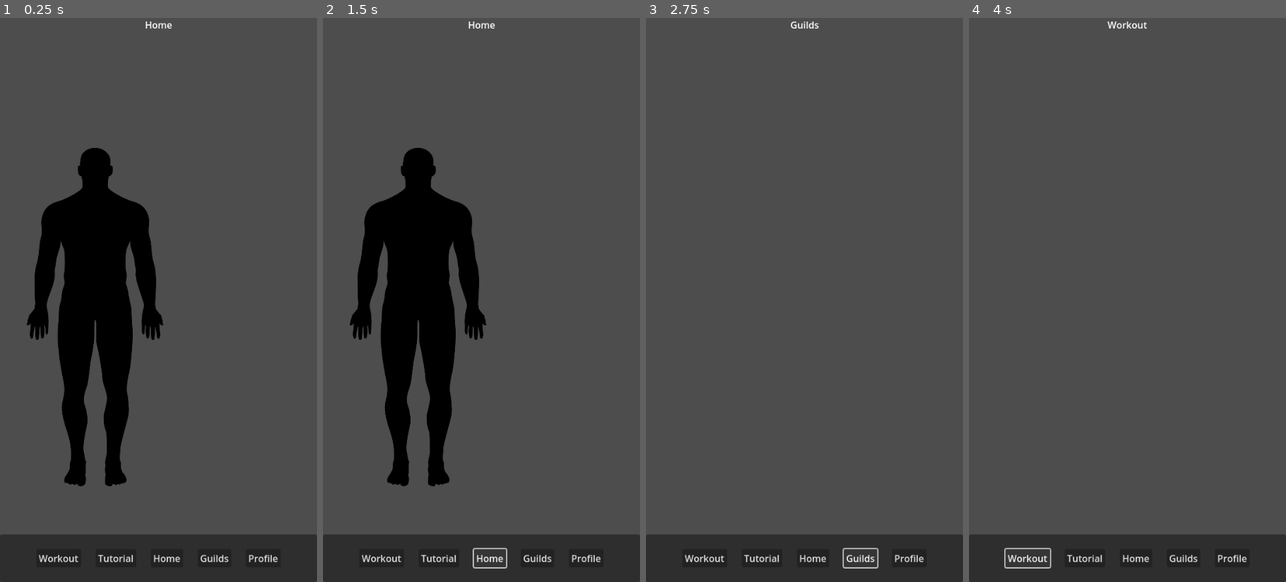
Above: before the commit, frames 1-4 (left to right).
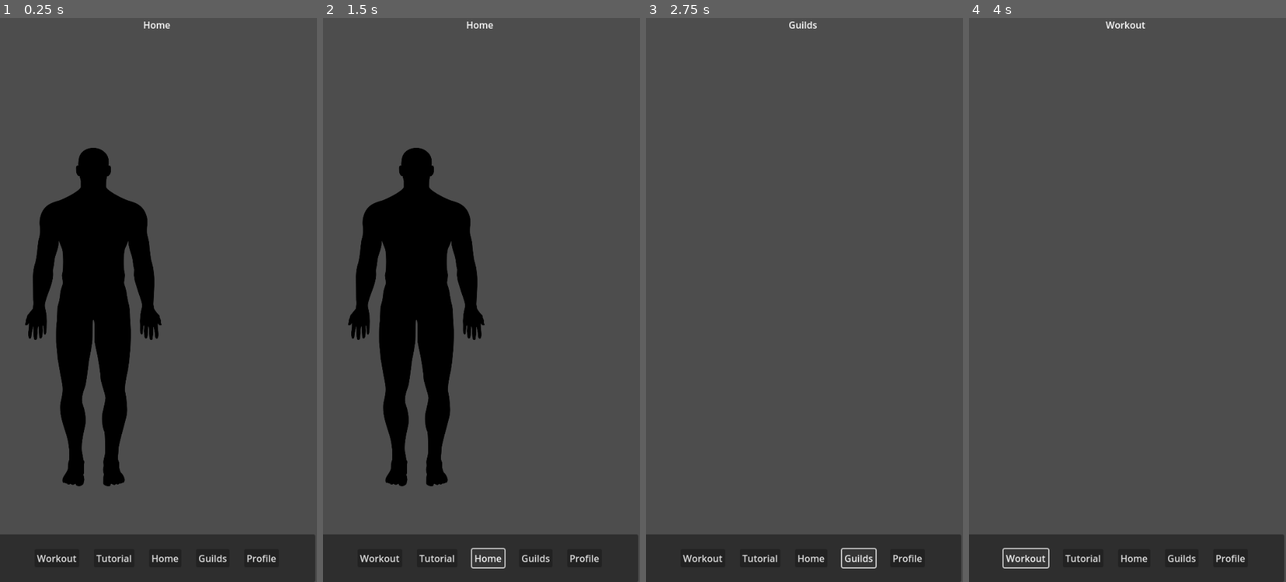
Above: after the commit, the same moments.

Repository: NxKuma/Fit-Quest-App
Game: Godot game, scene res://main.tscn
The game is run twice, just before and just after one commit, with the same random seed, the same clock (stepped at 60 frames per second) and the same inputs.
Inputs:
- Up to frame 1 (0.25 s): no input
- Up to frame 2 (1.5 s): click "Workout" at 0.5 s; click "Home" at 1.25 s
- Up to frame 3 (2.75 s): click "Guilds" at 2 s
- Up to frame 4 (4 s): click "Profile" at 2.75 s; click "Workout" at 3.5 s

The runs differ from the first frame. In frame 1, 2.3% of the frame differs, in the area x 0-100%, y 0-100%; in frame 2, 2.4%; in frame 3, 0.7%; in frame 4, 0.7%.

Commit message:
created character with animations and custom shapekeys

Diff:
--- /dev/null
+++ b/character.tscn
@@ -0,0 +1,135 @@
+[gd_scene load_steps=2 format=3 uid="uid://p2jua8ufk448"]
+
+[ext_resource type="PackedScene" uid="uid://cnd6ahpbxxwev" path="res://test3.glb" id="1_wuhal"]
+
+[node name="test3" instance=ExtResource("1_wuhal")]
+
+[node name="Skeleton3D" parent="Armature" index="0"]
+bones/0/position = Vector3(0.0718192, 2.18331, -14.9677)
+bones/0/rotation = Quaternion(-0.0102656, -0.0341937, -0.0155793, 0.999241)
+bones/1/rotation = Quaternion(-0.0364236, 0.017713, 0.0062448, 0.99916)
+bones/1/scale = Vector3(1, 1, 1)
+bones/2/rotation = Quaternion(0.0158226, 0.0126794, 0.00253226, 0.999791)
+bones/3/rotation = Quaternion(0.0156951, 0.012812, 0.00286955, 0.999791)
+bones/4/rotation = Quaternion(-0.131942, -0.00898549, 0.0356028, 0.990577)
+bones/5/rotation = Quaternion(-0.255729, 0.018482, -0.0316379, 0.966054)
+bones/7/rotation = Quaternion(-0.47889, -0.488869, 0.629244, -0.368407)
+bones/7/scale = Vector3(1, 1, 1)
+bones/8/position = Vector3(-8.56343e-07, 9.98029, 3.08521e-06)
+bones/8/rotation = Quaternion(0.115461, 0.0927725, 0.022737, 0.988709)
+bones/8/scale = Vector3(1, 1, 1)
+bones/9/position = Vector3(7.69875e-07, 20.1072, 1.87766e-06)
+bones/9/rotation = Quaternion(0.0924723, -0.000639827, 0.869794, 0.484672)
+bones/9/scale = Vector3(1, 1, 1)
+bones/10/rotation = Quaternion(-0.604809, 0.335949, 0.143108, 0.707718)
+bones/11/position = Vector3(-2.65397, 2.59904, 0.992803)
+bones/11/rotation = Quaternion(0.0170124, 0.142672, 0.321998, 0.935774)
+bones/12/position = Vector3(-0.610676, 3.01479, 1.51354e-06)
+bones/12/rotation = Quaternion(-0.0224081, 0.0452014, -0.220599, 0.974059)
+bones/12/scale = Vector3(1, 1, 1)
+bones/13/position = Vector3(-0.0483224, 3.25736, 1.84555e-06)
+bones/13/rotation = Quaternion(-0.252039, 0.229936, 0.175136, 0.923544)
+bones/13/scale = Vector3(1, 1, 1)
+bones/14/position = Vector3(0.659002, 2.81358, 2.86102e-05)
+bones/15/position = Vector3(-2.85492, 9.04052, -0.0322097)
+bones/15/rotation = Quaternion(-0.0602003, -0.00501906, 0.0476692, 0.997035)
+bones/16/position = Vector3(0.0154493, 3.32168, -7.03397e-06)
+bones/16/rotation = Quaternion(0.0432827, 8.0232e-05, -0.00816385, 0.99903)
+bones/17/position = Vector3(-0.00271231, 3.082, 8.91435e-07)
+bones/17/rotation = Quaternion(0.0432824, -3.42437e-05, -0.00720262, 0.999037)
+bones/17/scale = Vector3(1, 1, 1)
+bones/18/position = Vector3(-0.0127437, 2.84443, 1.0848e-05)
+bones/19/position = Vector3(-0.991734, 8.67779, -0.199294)
+bones/19/rotation = Quaternion(-0.0675071, -0.00288081, 0.0486766, 0.996527)
+bones/19/scale = Vector3(1, 1, 1)
+bones/20/position = Vector3(0.0168138, 3.5739, 2.82132e-06)
+bones/20/rotation = Quaternion(0.0433078, 0.000106562, -0.00821424, 0.999028)
+bones/21/position = Vector3(-0.00444031, 3.33629, 1.65083e-06)
+bones/21/rotation = Quaternion(0.0606126, 3.67921e-05, -0.00862365, 0.998124)
+bones/22/position = Vector3(-0.0123734, 3.09891, -2.44379e-06)
+bones/23/position = Vector3(1.08028, 8.8114, -0.0240628)
+bones/23/rotation = Quaternion(-0.0741175, -0.00380457, 0.052412, 0.995864)
+bones/23/scale = Vector3(1, 1, 1)
+bones/24/position = Vector3(0.022787, 2.62742, -1.87054e-06)
+bones/24/rotation = Quaternion(0.0346451, 0.000264012, -0.00838995, 0.999364)
+bones/25/position = Vector3(0.000878215, 2.6406, -2.7781e-06)
+bones/25/rotation = Quaternion(0.0519511, -0.000392574, -0.0118997, 0.998579)
+bones/26/position = Vector3(-0.0236593, 2.1984, -1.28746e-05)
+bones/26/rotation = Quaternion(-2.53785e-08, 1.86264e-09, 3.25963e-09, 1)
+bones/27/position = Vector3(2.76639, 8.44919, -0.181743)
+bones/27/rotation = Quaternion(-0.103998, -0.0136779, 0.0555594, 0.99293)
+bones/27/scale = Vector3(1, 1, 1)
+bones/28/position = Vector3(0.00577921, 2.33741, -3.76011e-06)
+bones/28/rotation = Quaternion(0.043213, -2.48887e-05, -0.00681744, 0.999043)
+bones/29/position = Vector3(0.00144297, 1.91651, -1.28214e-06)
+bones/29/rotation = Quaternion(0.0432106, -8.19319e-05, -0.00842199, 0.99903)
+bones/29/scale = Vector3(1, 1, 1)
+bones/30/position = Vector3(-0.00722134, 1.70497, 4.41074e-06)
+bones/31/rotation = Quaternion(0.514605, -0.488143, 0.586222, 0.391461)
+bones/31/scale = Vector3(1, 1, 1)
+bones/32/position = Vector3(-1.93097e-07, 9.98029, 1.19121e-05)
+bones/32/rotation = Quaternion(0.272885, -0.0341976, 0.0592221, 0.959613)
+bones/33/position = Vector3(-7.50657e-07, 20.1071, 6.37939e-06)
+bones/33/rotation = Quaternion(0.0973617, 0.000514181, -0.916034, 0.389103)
+bones/33/scale = Vector3(1, 1, 1)
+bones/34/position = Vector3(8.11335e-07, 19.1443, -1.07424e-06)
+bones/34/rotation = Quaternion(-0.566294, -0.315112, -0.0120677, 0.761492)
+bones/35/position = Vector3(2.7687, 2.82957, 0.999851)
+bones/35/rotation = Quaternion(-0.0331493, -0.0368892, -0.15645, 0.98644)
+bones/36/position = Vector3(0.738817, 3.18185, 7.72479e-07)
+bones/36/rotation = Quaternion(0.0175549, -0.120425, -0.05677, 0.990942)
+bones/37/position = Vector3(0.0447019, 3.26838, 4.91387e-06)
+bones/37/rotation = Quaternion(-0.126938, -0.116385, -0.0549844, 0.983523)
+bones/38/position = Vector3(-0.783523, 2.80768, 8.34465e-06)
+bones/38/rotation = Quaternion(9.31323e-09, -4.47035e-08, 5.29396e-23, 1)
+bones/39/position = Vector3(2.83717, 9.03167, -0.0170191)
+bones/39/rotation = Quaternion(-0.0826565, 0.00410964, -0.0514501, 0.995241)
+bones/39/scale = Vector3(1, 1, 1)
+bones/40/position = Vector3(-0.022995, 3.46208, -2.25181e-06)
+bones/40/rotation = Quaternion(0.0433923, -0.000161521, 0.00788298, 0.999027)
+bones/40/scale = Vector3(1, 1, 1)
+bones/41/position = Vector3(0.000745237, 3.20879, -7.38773e-07)
+bones/41/rotation = Quaternion(0.0433904, 0.000214299, 0.00814881, 0.999025)
+bones/42/position = Vector3(0.0222489, 2.9191, -4.35113e-06)
+bones/43/position = Vector3(0.959653, 8.94757, -0.167348)
+bones/43/rotation = Quaternion(-0.0947585, 0.00334628, -0.0524263, 0.994113)
+bones/43/scale = Vector3(1, 1, 1)
+bones/44/position = Vector3(-0.0162936, 3.44882, 4.76321e-06)
+bones/44/rotation = Quaternion(0.0434002, -0.000103824, 0.00728179, 0.999031)
+bones/45/position = Vector3(0.00381738, 3.44913, -5.18425e-06)
+bones/45/rotation = Quaternion(0.0607404, -3.13521e-05, 0.00751972, 0.998125)
+bones/46/position = Vector3(0.0124736, 3.18815, -2.92063e-06)
+bones/47/position = Vector3(-1.07523, 9.15017, -0.140861)
+bones/47/rotation = Quaternion(-0.0947522, 0.00621126, -0.05385, 0.994024)
+bones/48/position = Vector3(-0.0122833, 2.79026, 6.70208e-06)
+bones/48/rotation = Quaternion(0.0347027, -6.16673e-05, 0.00669038, 0.999375)
+bones/49/position = Vector3(0.00413871, 2.62422, -5.29078e-06)
+bones/49/rotation = Quaternion(0.0520389, -6.88899e-05, 0.00649753, 0.998624)
+bones/50/position = Vector3(0.00814736, 2.34909, 7.6592e-06)
+bones/51/position = Vector3(-2.7216, 8.74399, -0.117296)
+bones/51/rotation = Quaternion(-0.127835, 0.0144662, -0.0603076, 0.989855)
+bones/51/scale = Vector3(1, 1, 1)
+bones/52/position = Vector3(-0.00376821, 2.3054, 2.81907e-06)
+bones/52/rotation = Quaternion(0.0433293, -5.07882e-06, 0.00618159, 0.999042)
+bones/53/position = Vector3(0.00133955, 1.89933, 1.89578e-06)
+bones/53/rotation = Quaternion(0.0433305, -2.78405e-05, 0.00537904, 0.999046)
+bones/53/scale = Vector3(1, 1, 1)
+bones/54/position = Vector3(0.00243551, 1.70085, 1.00434e-05)
+bones/55/rotation = Quaternion(0.0828782, 0.0671638, 0.992412, -0.0611445)
+bones/55/scale = Vector3(1.00001, 1, 1)
+bones/56/rotation = Quaternion(-0.175293, -0.0282682, 0.0169104, 0.983965)
+bones/56/scale = Vector3(1, 1, 1)
+bones/57/rotation = Quaternion(0.680857, 0.0829309, 0.0199256, 0.727433)
+bones/57/scale = Vector3(1, 1, 1)
+bones/58/position = Vector3(-2.22654e-06, 13.225, -7.45115e-07)
+bones/58/rotation = Quaternion(0.581139, 0.0529544, 0.0060763, 0.812057)
+bones/60/rotation = Quaternion(-0.0691101, 0.0815152, 0.993775, 0.0314726)
+bones/61/rotation = Quaternion(-0.182885, 0.00338342, 0.00372944, 0.983121)
+bones/61/scale = Vector3(1, 1, 1)
+bones/62/rotation = Quaternion(0.549453, -0.0476797, 0.0449889, 0.832949)
+bones/62/scale = Vector3(1, 1, 1)
+bones/63/rotation = Quaternion(0.611673, -0.0576005, -0.00916244, 0.788958)
+bones/64/position = Vector3(-1.42491e-06, 5.10775, 1.78516e-05)
+
+[node name="Adjustable Mannequin Mesh_001" parent="Armature/Skeleton3D" index="0"]
+"blend_shapes/Breast Size" = 0.80494
--- a/main.tscn
+++ b/main.tscn
@@ -12,6 +12,8 @@
 anchors_preset = 15
 anchor_right = 1.0
 anchor_bottom = 1.0
+offset_left = -3.0
+offset_right = -3.0
 grow_horizontal = 2
 grow_vertical = 2
 
Not shown, added: Adjustable Mannequin v1.2.glb.import
Binary file added: Adjustable Mannequin v1_Muscle Groups.png
Not shown, added: Adjustable Mannequin v1_Muscle Groups.png.import
Not shown, added: test3.glb.import
Not shown, added: Adjustable Mannequin v1.2.glb
Not shown, added: test3.glb
